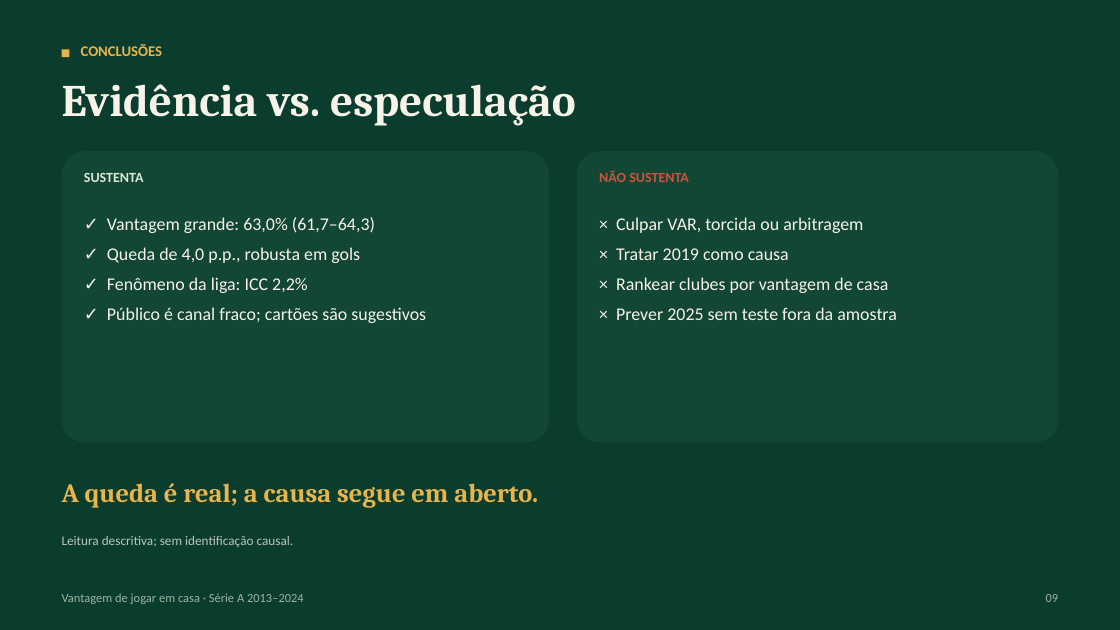
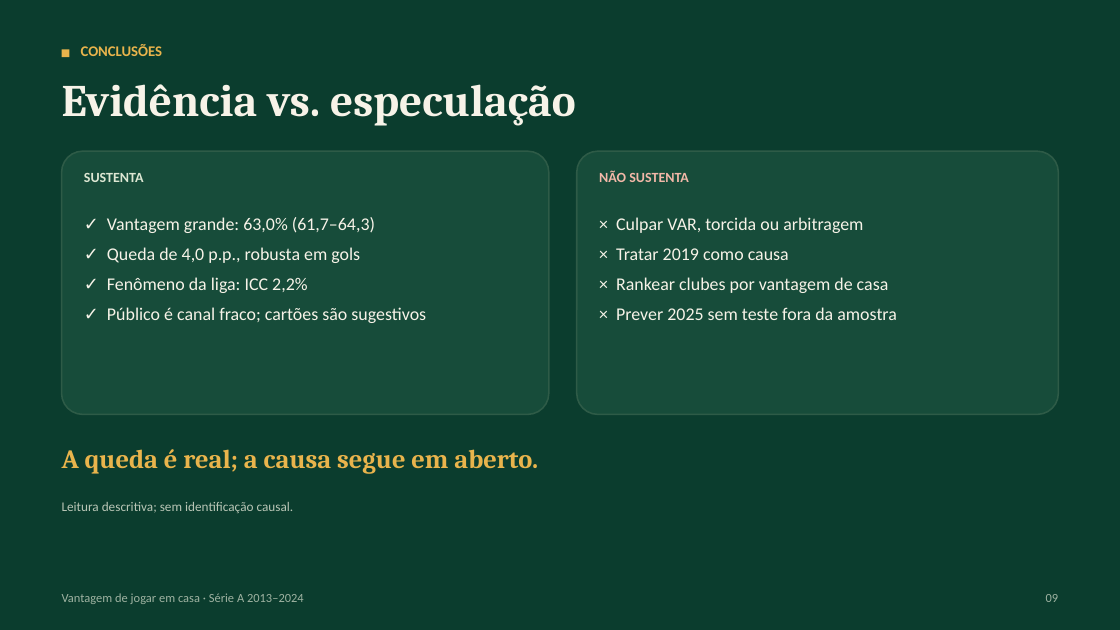
Before and after one commit to EmiyaKiritsugu3/TCC, a slide deck: slide 9 of apresentacao/apresentacao_artigo_2013_2024.pptx. Drawn at 1120x630 pixels with LibreOffice and Linux fonts; fonts in the diff are those of the drawing. Boxes give left, top, right and bottom in pixels: in the first picture for what was removed or moved away, otherwise in the second. Text is boxed around its words. In the diff, an @@ line names an element or a change of style, - is before the commit and + after.

```diff
--- a/apresentacao/apresentacao_artigo_2013_2024.pptx
+++ b/apresentacao/apresentacao_artigo_2013_2024.pptx
@@ rounded rectangle resized from (x1=62, y1=151, x2=549, y2=442) to (x1=62, y1=151, x2=549, y2=414) @@
@@ rounded rectangle at (x1=62, y1=151, x2=549, y2=414): fill #124635 to #174C3A; outline none to #2E5B47 1 pt @@
@@ rounded rectangle at (x1=577, y1=151, x2=1058, y2=414): fill #124635 to #174C3A; outline none to #2E5B47 1 pt @@
@@ rounded rectangle resized from (x1=577, y1=151, x2=1058, y2=442) to (x1=577, y1=151, x2=1058, y2=414) @@
@@ text "NÃO SUSTENTA" at (x1=599, y1=170, x2=689, y2=182): text colour #C8553D to #F2B8A8 @@
@@ text "A queda é real; a ..." moved from (x1=62, y1=483, x2=538, y2=508) to (x1=62, y1=449, x2=538, y2=474) @@
@@ text "Leitura descritiva; sem identificação causal." moved from (x1=62, y1=536, x2=294, y2=547) to (x1=62, y1=502, x2=294, y2=513) @@
```
Also in this commit, not shown: 9 other slides changed, 6 other files.
